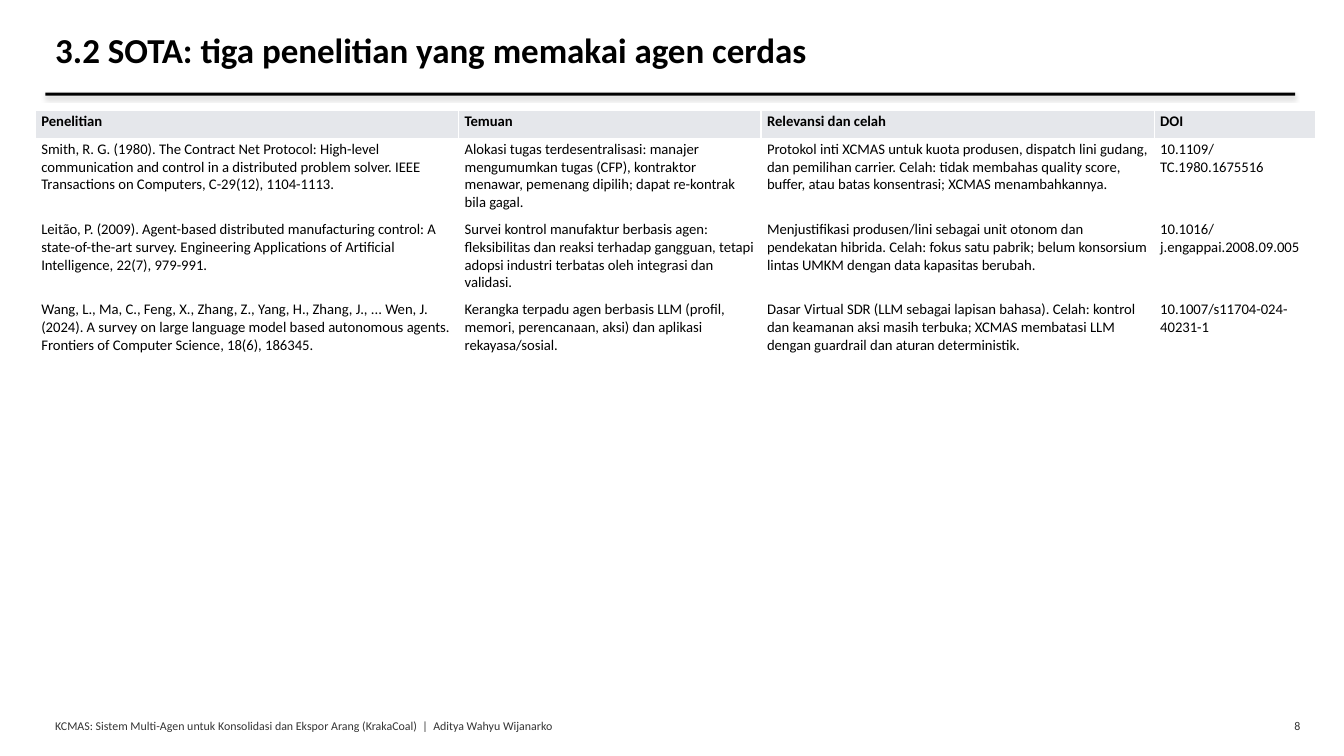
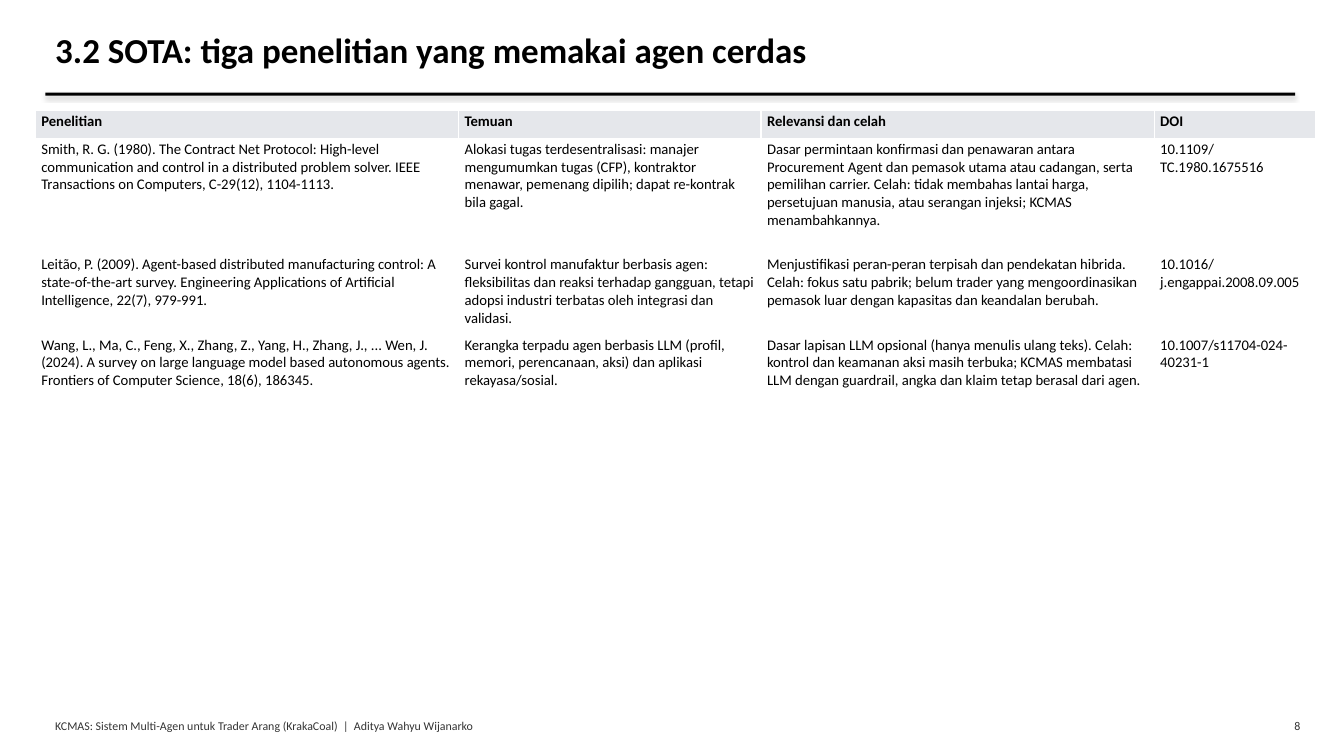
Before and after one commit to AdityaIKO/Agentic-Enterprise, a slide deck: slide 8 of docs/Presentasi_Tugas1.pptx. Drawn at 1344x756 pixels with LibreOffice and Linux fonts; fonts in the diff are those of the drawing. Boxes give left, top, right and bottom in pixels: in the first picture for what was removed or moved away, otherwise in the second. Text is boxed around its words. In the diff, an @@ line names an element or a change of style, - is before the commit and + after.

```diff
--- a/docs/Presentasi_Tugas1.pptx
+++ b/docs/Presentasi_Tugas1.pptx
@@ table at box(35, 111, 1316, 414) @@
-row 2, column 3: Protokol inti XCMAS untuk kuota produsen, dispatch lini gudang, dan pemilihan carrier. Celah: tidak membahas quality score, buffer, atau batas konsentrasi; XCMAS menambahkannya.
+row 2, column 3: Dasar permintaan konfirmasi dan penawaran antara Procurement Agent dan pemasok utama atau cadangan, serta pemilihan carrier. Celah: tidak membahas lantai harga, persetujuan manusia, atau serangan injeksi; KCMAS menambahkannya.
-row 3, column 3: Menjustifikasi produsen/lini sebagai unit otonom dan pendekatan hibrida. Celah: fokus satu pabrik; belum konsorsium lintas UMKM dengan data kapasitas berubah.
+row 3, column 3: Menjustifikasi peran-peran terpisah dan pendekatan hibrida. Celah: fokus satu pabrik; belum trader yang mengoordinasikan pemasok luar dengan kapasitas dan keandalan berubah.
-row 4, column 3: Dasar Virtual SDR (LLM sebagai lapisan bahasa). Celah: kontrol dan keamanan aksi masih terbuka; XCMAS membatasi LLM dengan guardrail dan aturan deterministik.
+row 4, column 3: Dasar lapisan LLM opsional (hanya menulis ulang teks). Celah: kontrol dan keamanan aksi masih terbuka; KCMAS membatasi LLM dengan guardrail, angka dan klaim tetap berasal dari agen.
@@ text at box(55, 721, 473, 732): text changed @@
-KCMAS: Sistem Multi-Agen untuk Konsolidasi dan Ekspor Arang (KrakaCoal) | Aditya Wahyu Wijanarko
+KCMAS: Sistem Multi-Agen untuk Trader Arang (KrakaCoal) | Aditya Wahyu Wijanarko
```
Also in this commit, not shown: 27 other slides changed, 25 slides added, 22 slides removed, 53 other files.
